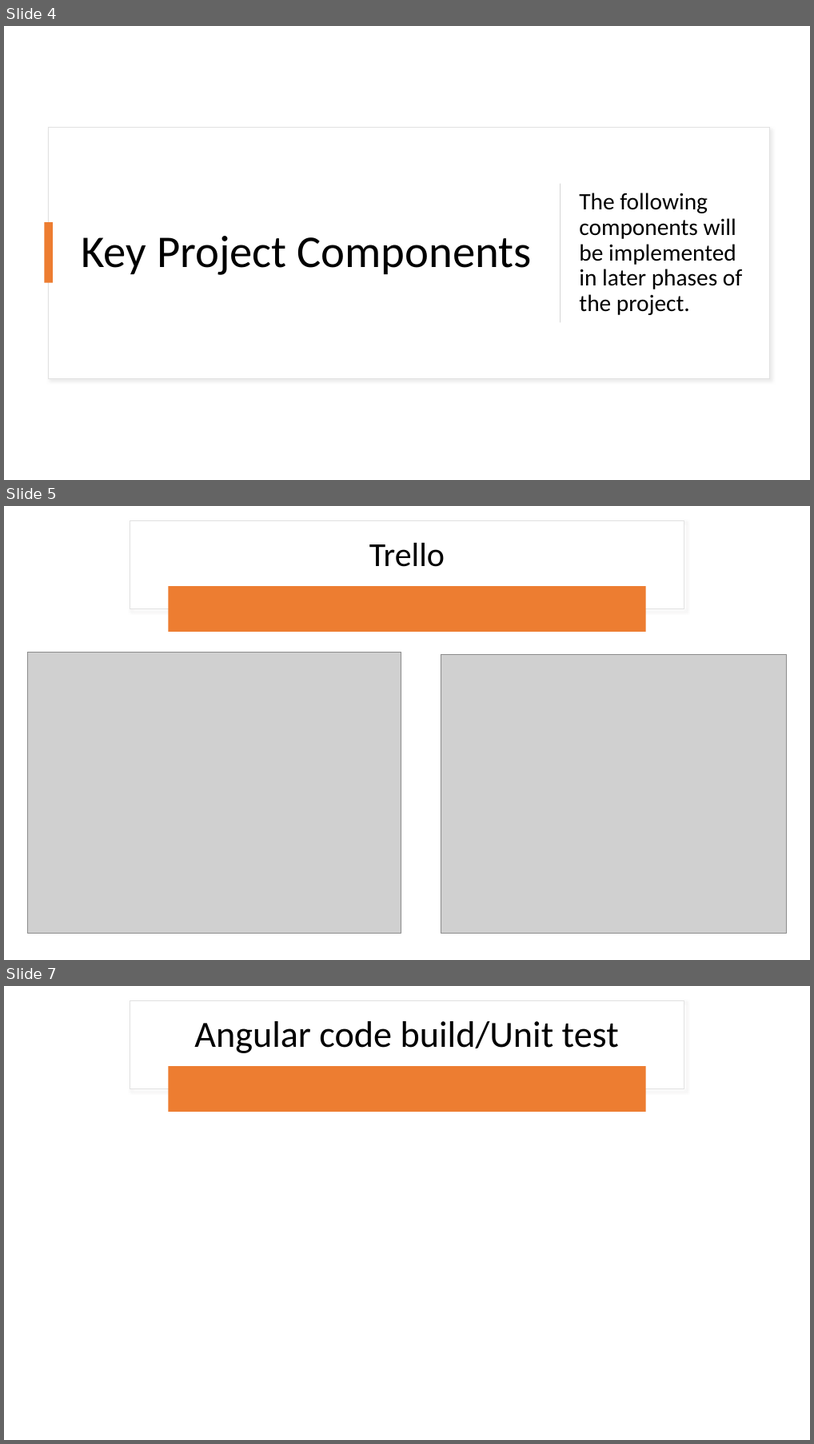
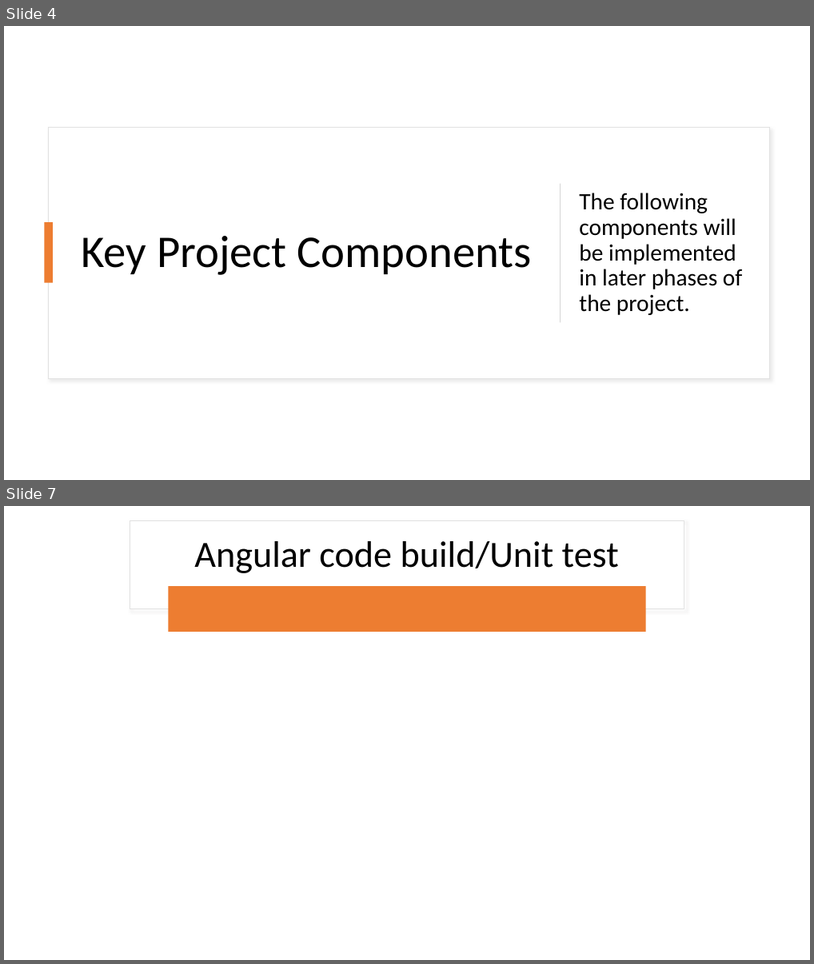
Before and after one commit to rlennon/ConnachtUni, a slide deck: documentation/Demonstrations/Connacht_University_TeamDC.pptx. Shown one above the other, each under a label of ours: slides 4, 5 and 7 before the commit, slides 4 and 7 after it; the slides between them are not shown. The pictures are 814x1444 and 814x964 pixels, drawn with LibreOffice and Linux fonts; fonts in the diff are those of the drawing; grey boxes stand for pictures. Boxes give left, top, right and bottom in pixels: in the first picture for what was removed or moved away, otherwise in the second. Text is boxed around its words. In the diff, an @@ line names an element or a change of style, - is before the commit and + after.

Commit message:
updated trello and github pages

```diff
--- a/documentation/Demonstrations/Connacht_University_TeamDC.pptx
+++ b/documentation/Demonstrations/Connacht_University_TeamDC.pptx
@@ slide 5 removed at (4,506,810,960), background #FFFFFF @@
@@ rectangle removed at (130,520,685,609) @@
@@ title removed at (370,543,445,567) @@
-Trello
@@ rounded rectangle removed at (169,586,646,632) @@
@@ picture removed at (27,652,402,932) @@
@@ picture removed at (441,654,787,933) @@
```
Also in this commit, not shown: 1 slide changed, 1 slide added.
